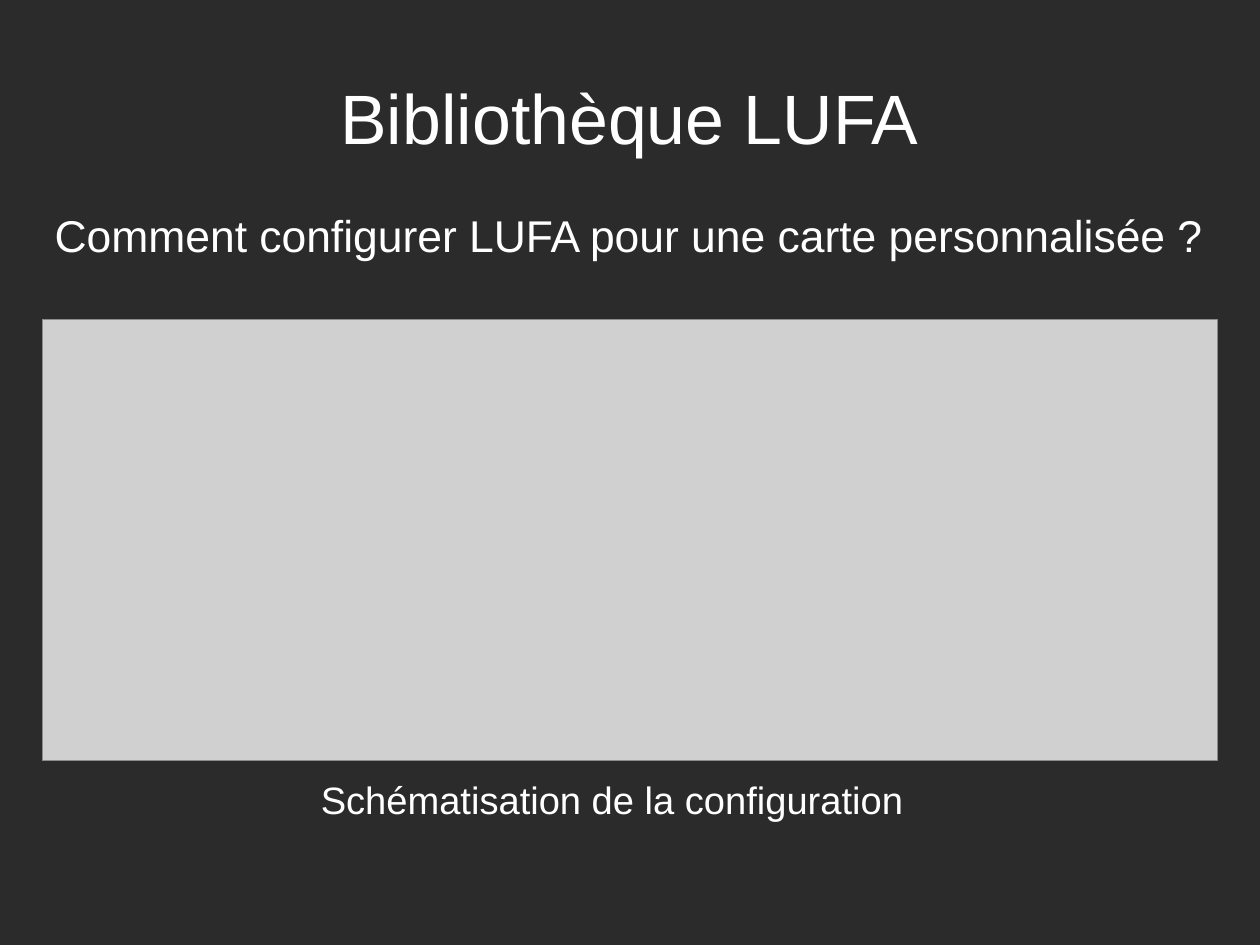
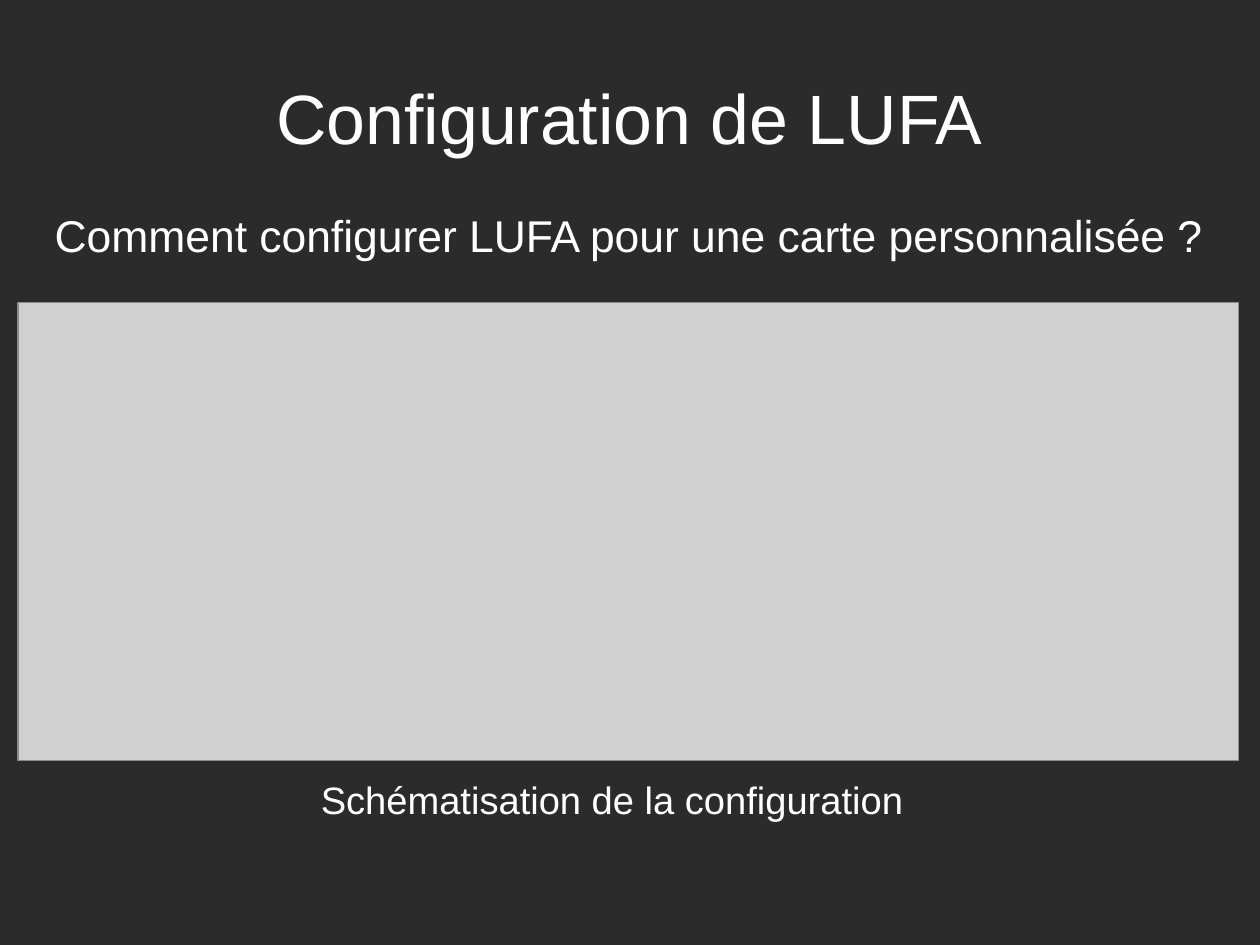
Before and after one commit to rguillomon/IMA3-4_Project, a slide deck: slide 11 of P12(périphUSB).odp (slide 14 before the commit). Drawn at 1260x945 pixels with LibreOffice and Linux fonts; fonts in the diff are those of the drawing; grey boxes stand for pictures; background and template pictures are left out; a plain dark background stands for a picture behind light text. Boxes give left, top, right and bottom in pixels: in the first picture for what was removed or moved away, otherwise in the second. Text is boxed around its words. In the diff, an @@ line names an element or a change of style, - is before the commit and + after.

```diff
--- a/P12(périphUSB).odp
+++ b/P12(périphUSB).odp
@@ title at (276, 93, 983, 157): text changed @@
-Bibliothèque LUFA
+Configuration de LUFA
@@ picture: place and size @@
-picture at (42, 320, 1218, 761)
+picture at (18, 303, 1239, 760)
```
Also in this commit, not shown: 4 other slides changed, 1 slide added.
